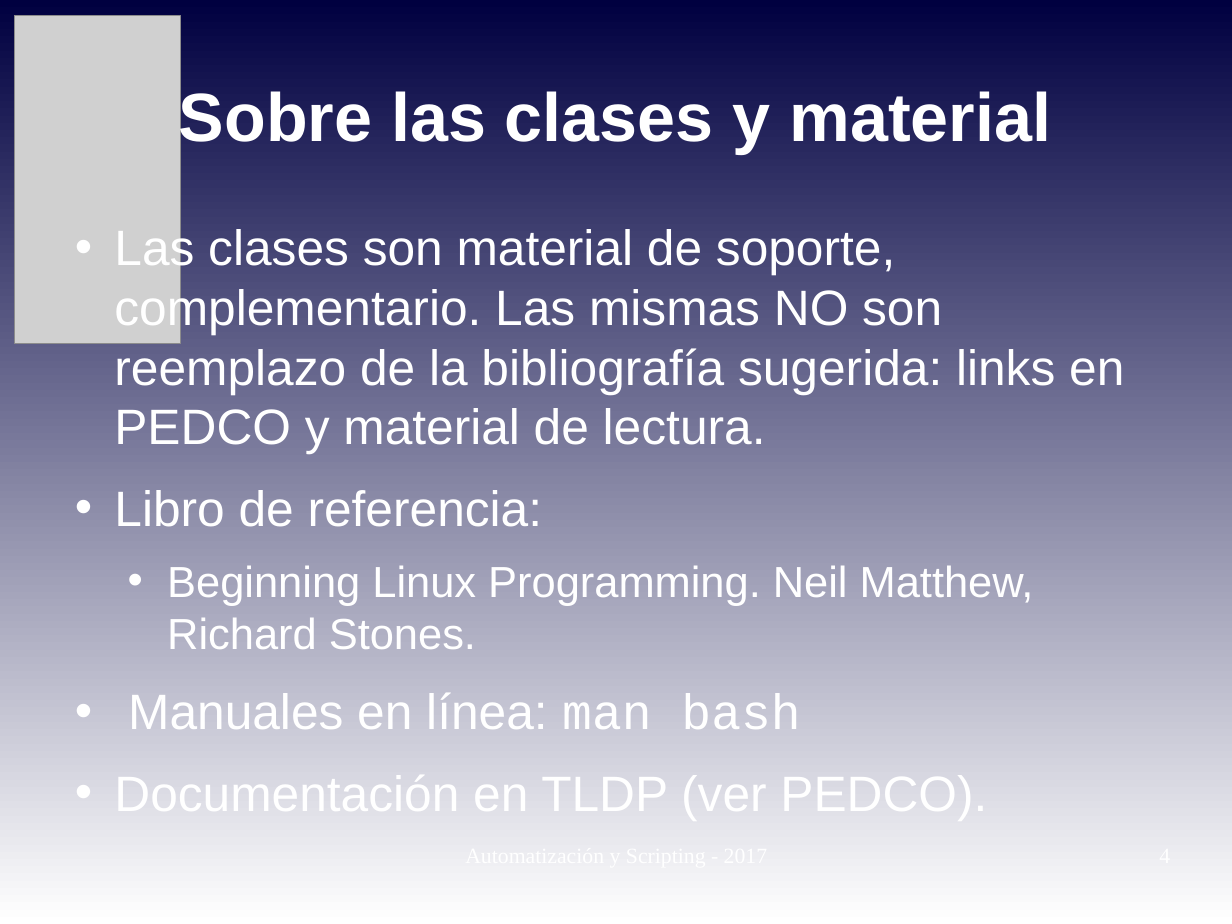
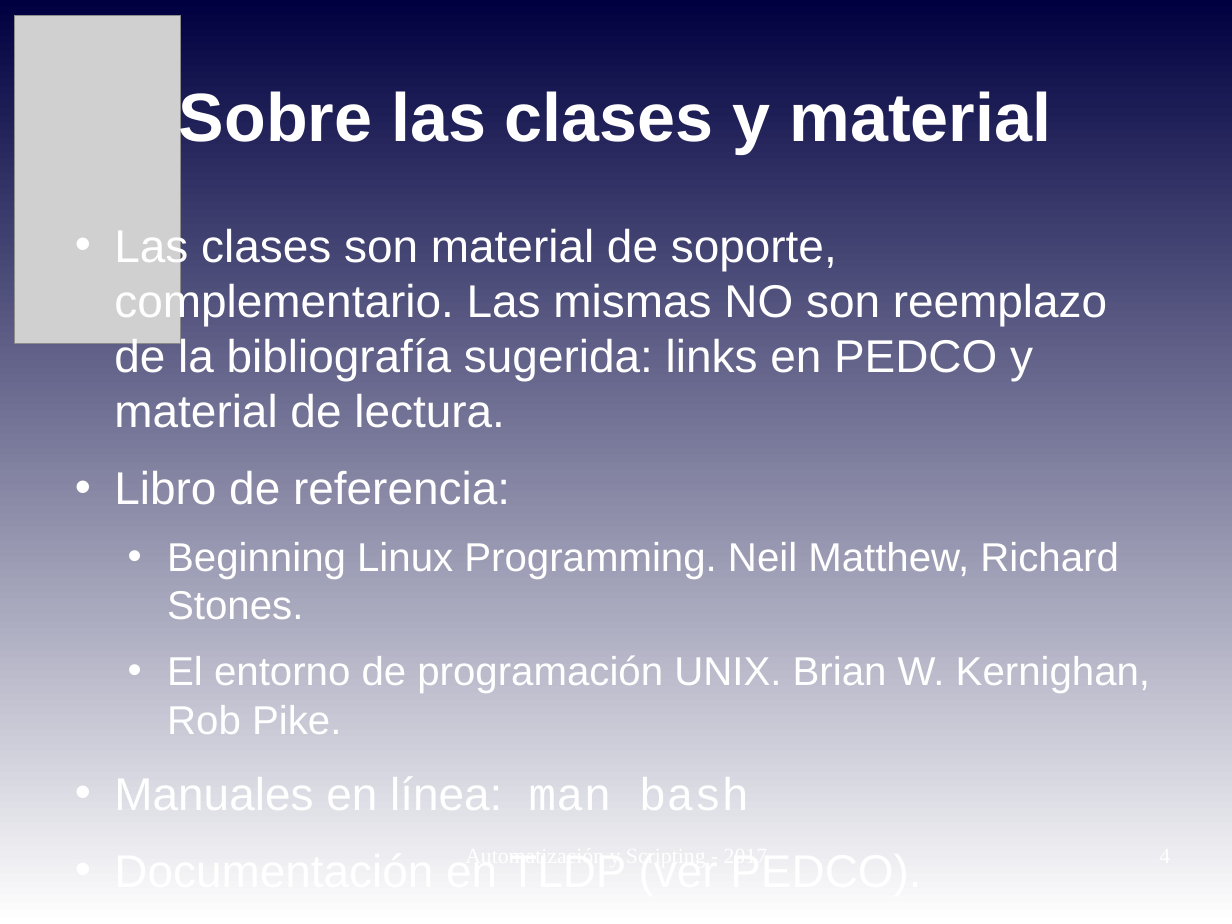
Before and after one commit to niniadcobre/-AutoyScripting, a slide deck: slide 4 of clases/AYS_clase01.odp. Drawn at 1232x924 pixels with LibreOffice and Linux fonts; fonts in the diff are those of the drawing; grey boxes stand for pictures. Boxes give left, top, right and bottom in pixels: in the first picture for what was removed or moved away, otherwise in the second. Text is boxed around its words. In the diff, an @@ line names an element or a change of style, - is before the commit and + after.

```diff
--- a/clases/AYS_clase01.odp
+++ b/clases/AYS_clase01.odp
@@ text at [114,226,1119,824]: size 32 to 29.6 pt in "Las clases son material de soporte, complementario. ...", "Libro de referencia:", "Manuales en línea: man bash", "Documentación en TLDP (ver PEDCO)."; size 28 to 25.9 pt in "Beginning Linux Programming. Neil Matthew, Richard Stones." @@
@@ text at [167,656,1150,734]: paragraph added @@
+  • El entorno de programación UNIX. Brian W. Kernighan, Rob Pike.
```
Also in this commit, not shown: 5 other slides changed, 3 slides added, 3 other files.
